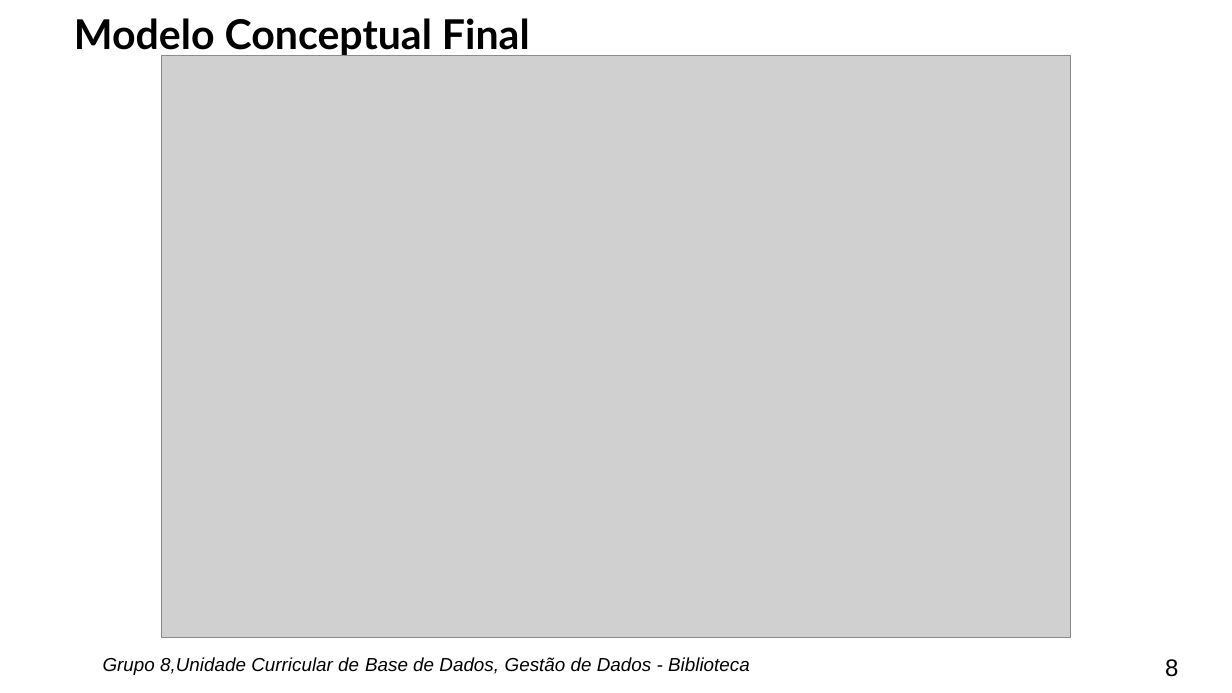
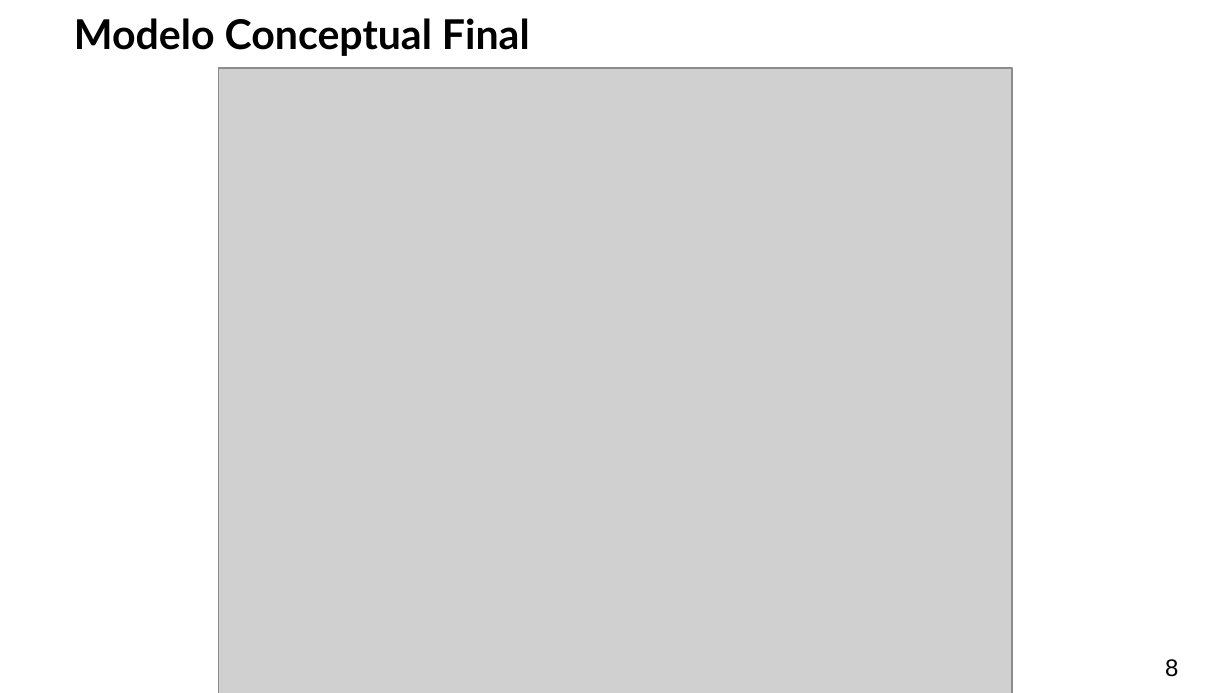
Before and after one commit to b-p3r/BD-1516, a slide deck: slide 8 of Apresentacao/Apresentacao-andre.pptx. Drawn at 1232x693 pixels with LibreOffice and Linux fonts; fonts in the diff are those of the drawing; grey boxes stand for pictures. Boxes give left, top, right and bottom in pixels: in the first picture for what was removed or moved away, otherwise in the second. Text is boxed around its words. In the diff, an @@ line names an element or a change of style, - is before the commit and + after.

```diff
--- a/Apresentacao/Apresentacao-andre.pptx
+++ b/Apresentacao/Apresentacao-andre.pptx
@@ picture: place and size @@
-picture at (161, 55, 1071, 637)
+picture at (218, 68, 1011, 693)
@@ text removed at (103, 657, 750, 675) @@
-Grupo 8,Unidade Curricular de Base de Dados, Gestão de Dados - Biblioteca
```
Also in this commit, not shown: 6 other slides changed, 1 other file.
